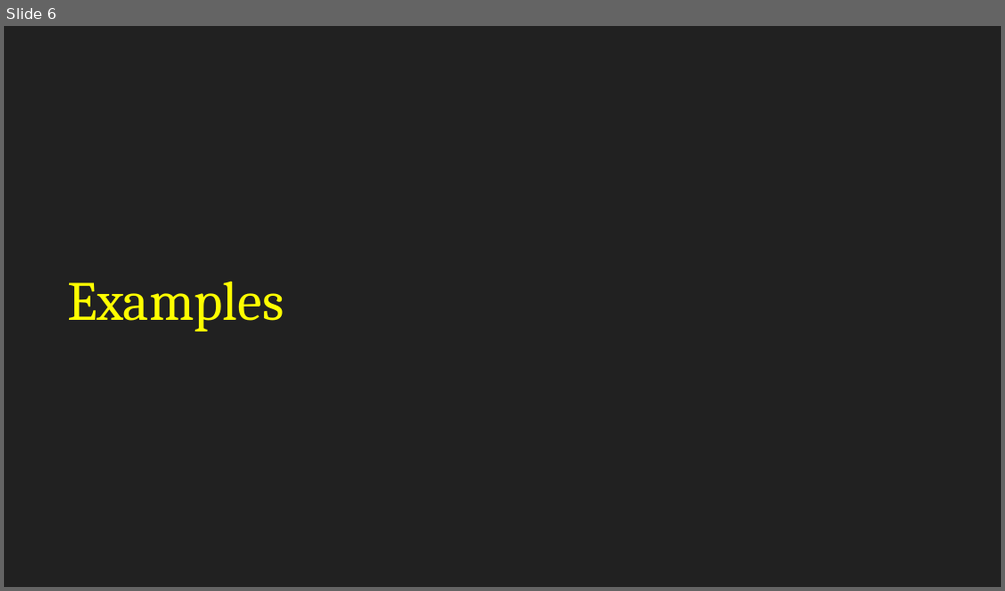
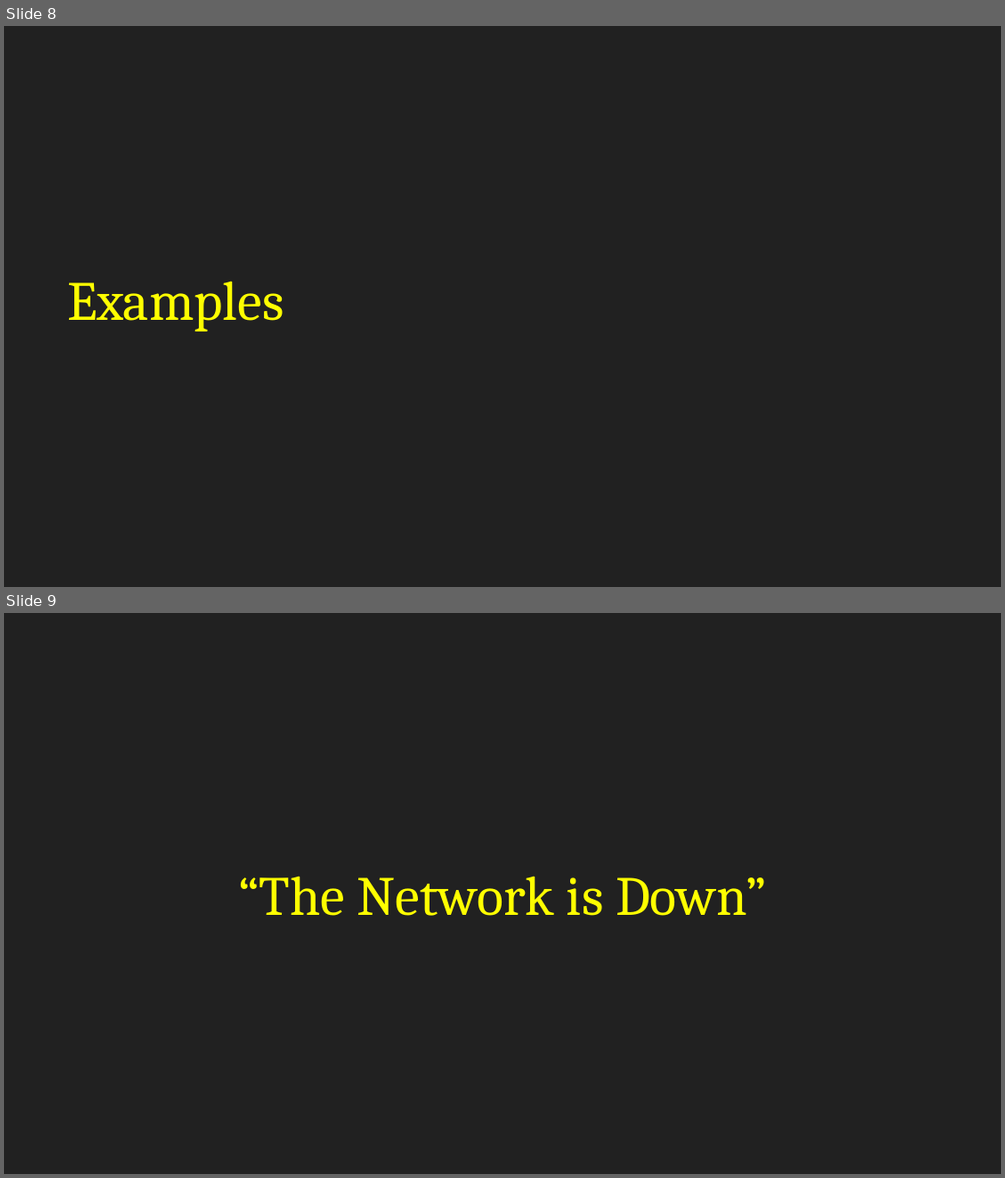
Before and after one commit to BYU-ITCSA/Dark-Mode, a slide deck: Lesson 4: Troubleshooting/Troubleshooting.pptx. Shown one above the other, each under a label of ours: slide 6 before the commit, slides 8 and 9 after it. The pictures are 1005x591 and 1005x1178 pixels, drawn with LibreOffice and Linux fonts; fonts in the diff are those of the drawing. Boxes give left, top, right and bottom in pixels: in the first picture for what was removed or moved away, otherwise in the second. Text is boxed around its words. In the diff, an @@ line names an element or a change of style, - is before the commit and + after.

```diff
--- a/Lesson 4: Troubleshooting/Troubleshooting.pptx
+++ b/Lesson 4: Troubleshooting/Troubleshooting.pptx
@@ slide 9 added at (x1=4, y1=613, x2=1001, y2=1174), background #212121 @@
@@ title added at (x1=238, y1=876, x2=766, y2=916), 40 pt, text #FFFF00 @@
+“The Network is Down”
@@ what was slide 6 is now slide 8 @@
```
Also in this commit, not shown: 3 slides changed, 5 other slides added, 1 slide removed.
